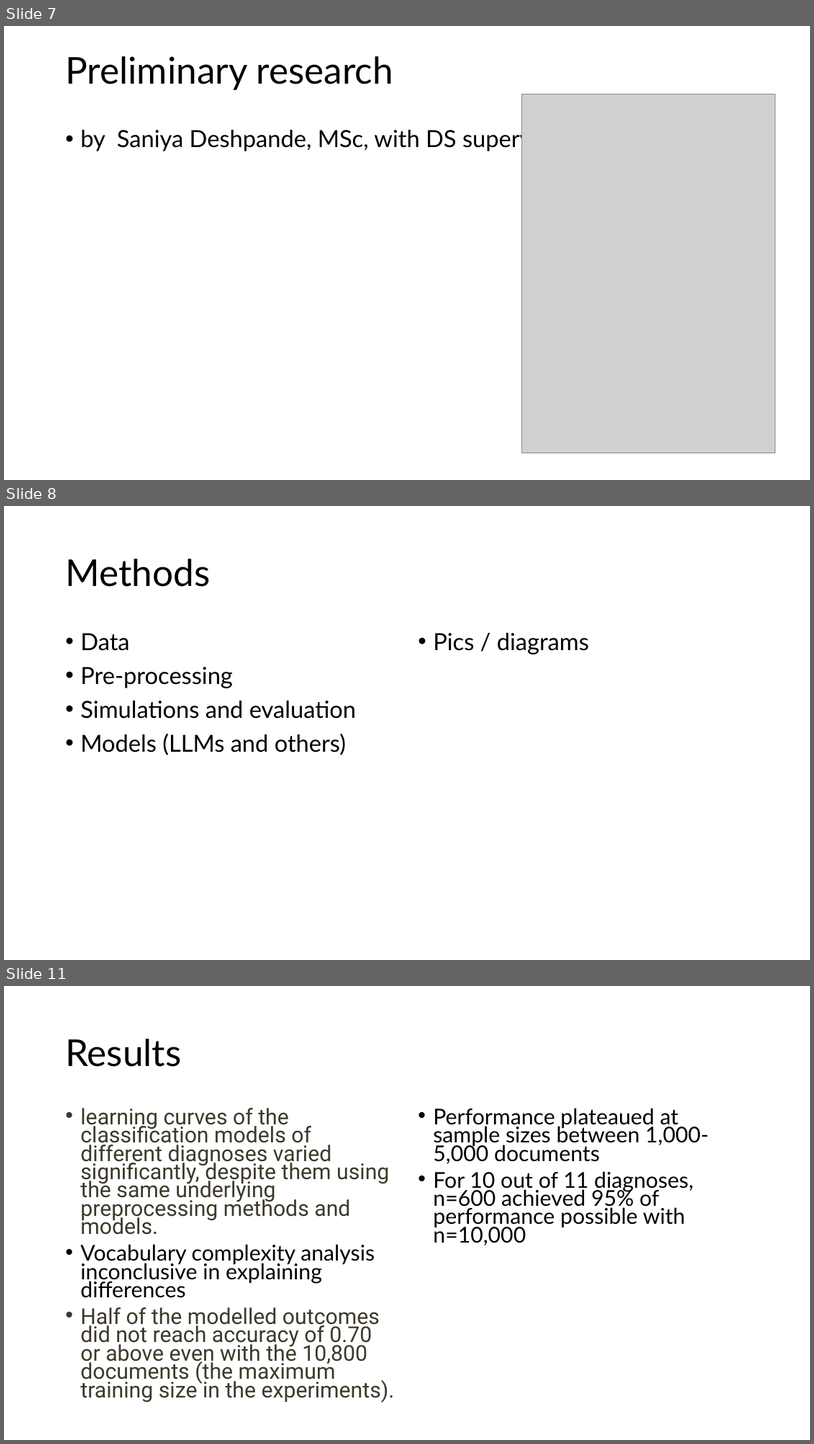
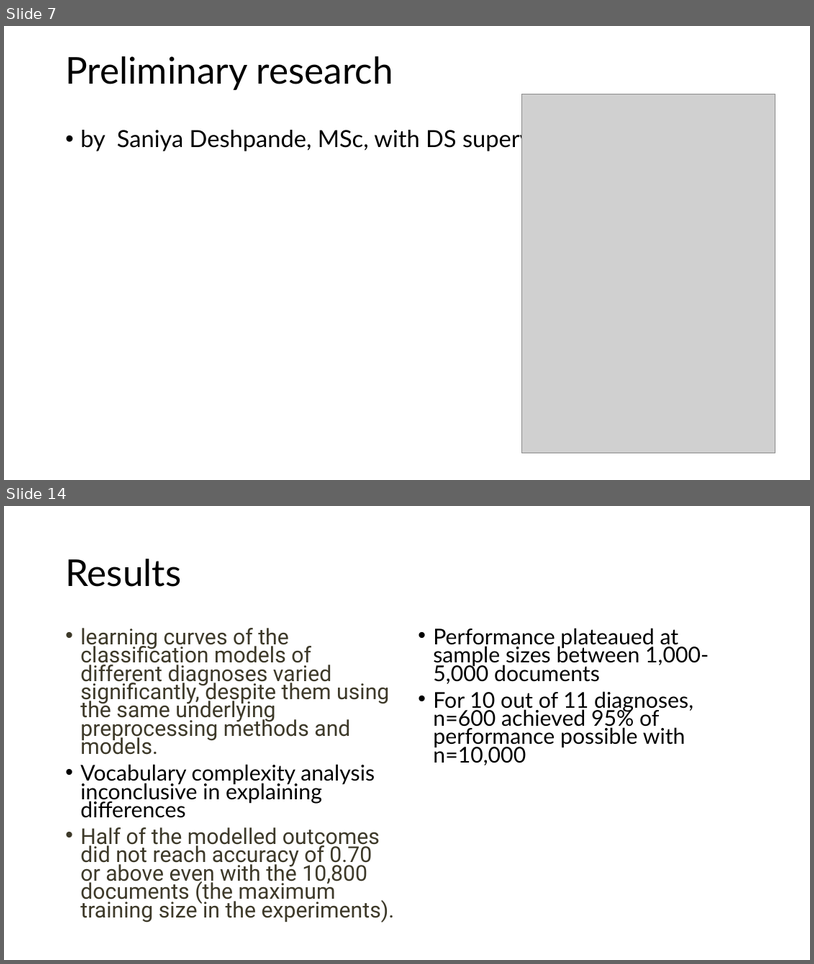
Before and after one commit to dianashams/NLP_sample_size_simulation_study, a slide deck: Determinants of the training corpus size for clinical.pptx. Shown one above the other, each under a label of ours: slides 7, 8 and 11 before the commit, slides 7 and 14 after it; the slides between them are not shown. The pictures are 814x1444 and 814x964 pixels, drawn with LibreOffice and Linux fonts; fonts in the diff are those of the drawing; grey boxes stand for pictures. Boxes give left, top, right and bottom in pixels: in the first picture for what was removed or moved away, otherwise in the second. Text is boxed around its words. In the diff, an @@ line names an element or a change of style, - is before the commit and + after.

Commit message:
added more text and images needs rewording

```diff
--- a/Determinants of the training corpus size for clinical.pptx
+++ b/Determinants of the training corpus size for clinical.pptx
@@ slide 8 removed at [4, 506, 810, 960], background #FFFFFF @@
@@ title removed at [65, 559, 210, 587] @@
-Methods
@@ text removed at [80, 633, 356, 755] @@
-• Data
-• Pre-processing
-• Simulations and evaluation
-• Models (LLMs and others)
@@ text removed at [433, 633, 589, 654] @@
-• Pics / diagrams
@@ what was slide 11 is now slide 14 @@
```
Also in this commit, not shown: 3 slides changed, 4 slides added.
